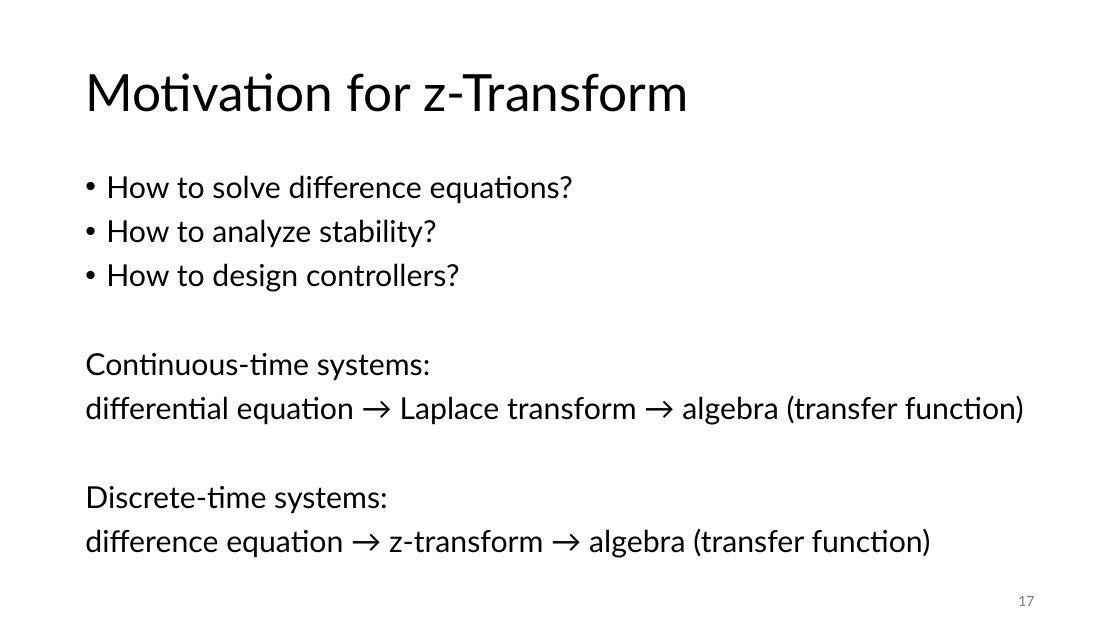
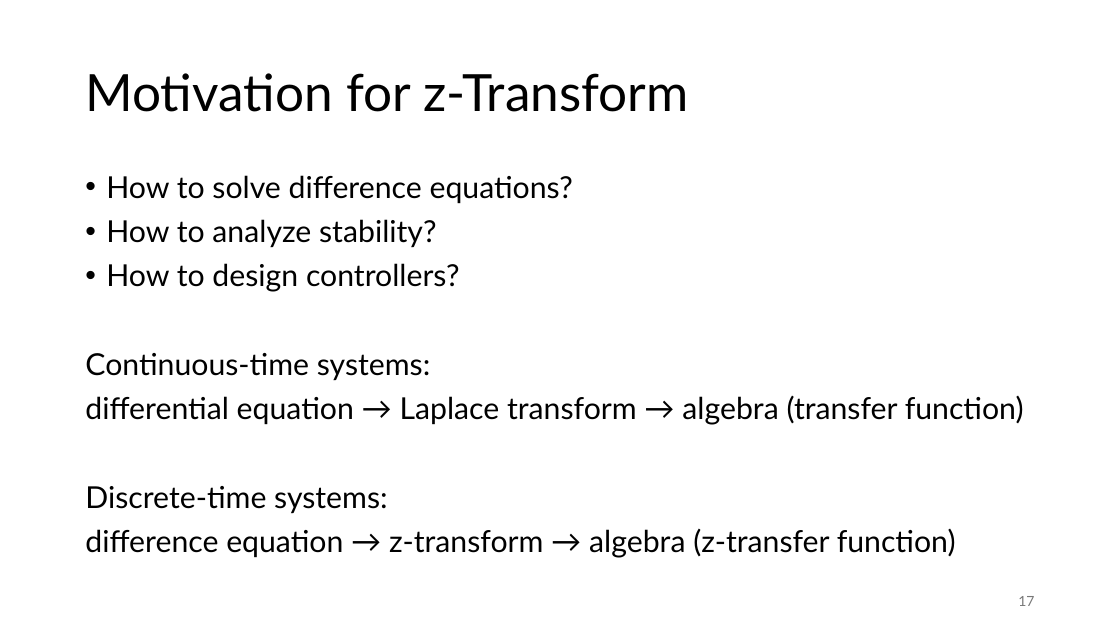
Before and after one commit to FelixWick/control_engineering, a slide deck: slide 17 of slides/6_discrete_controllers.pptx. Drawn at 1120x630 pixels with LibreOffice and Linux fonts; fonts in the diff are those of the drawing. Boxes give left, top, right and bottom in pixels: in the first picture for what was removed or moved away, otherwise in the second. Text is boxed around its words. In the diff, an @@ line names an element or a change of style, - is before the commit and + after.

```diff
--- a/slides/6_discrete_controllers.pptx
+++ b/slides/6_discrete_controllers.pptx
@@ text at [85,529,956,558]: text changed @@
-difference equation → z-transform → algebra (transfer function)
+difference equation → z-transform → algebra (z-transfer function)
```
Also in this commit, not shown: 3 other slides changed, 2 other files.
